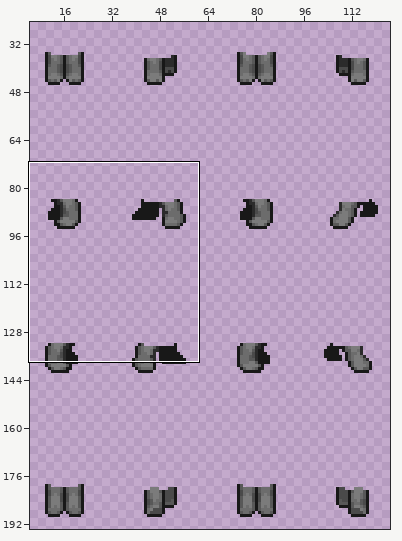
Sprite sheet, stored at FreshmanRPG/GameClient-desktop/ui-data/pants/base_pants.png. The picture above shows the old version from afar; the outline marks the close-up.
Close-up. Before the commit:
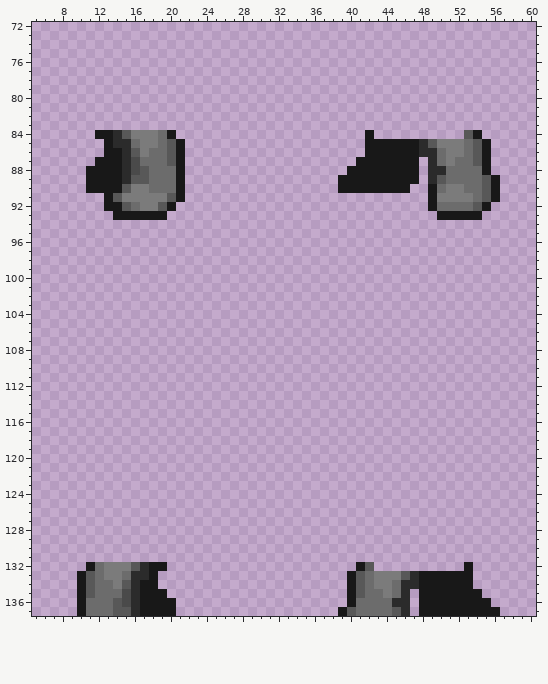
The file is 130x194 pixels. Shown: x 5..60, y 72..137. The wide view leaves out empty margins. The commit also changed other parts of the picture, which this record leaves out.
And afterwards:
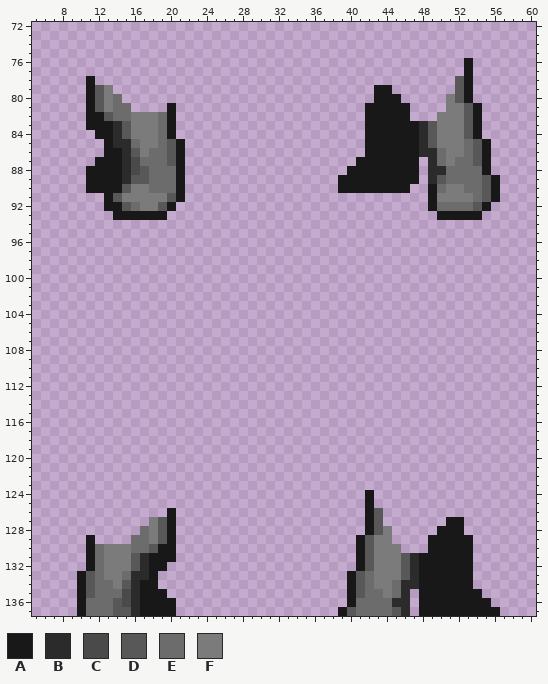
Palette (. is transparent): A #181818  B #2b2b2b  C #4a4a4a  D #585858  E #6c6c6c  F #7b7b7b
Difference:
y 76..77: x 53 . -> A
y 78: x 11 . -> A; x 52..53 .. -> DA
y 79: x 11..13 ... -> ADF; x 43..44 .. -> AA; x 52..53 .. -> DA
y 80: x 11..14 .... -> ADFE; x 43..45 ... -> AAA; x 51..53 ... -> FDA
y 81: x 11..15 ..... -> ADFEE; x 20 . -> A; x 42..46 ..... -> AAAAA; x 51..54 .... -> FFDA
y 82: x 11..20 .......... -> AADEEFFFEA; x 42..46 ..... -> AAAAA; x 50..54 ..... -> FFFDA
y 83: x 11..20 .......... -> AAABDFFFEA; x 42..54 ............. -> AAAAAABDFFFDA
y 84: x 43..52 .......... -> AAAAABDFFF
y 124..125: x 42 . -> A
y 126: x 20 . -> A; x 42..43 .. -> AD
y 127: x 18..20 ... -> FDA; x 42..43 .. -> AD; x 51..52 .. -> AA
y 128: x 17..20 .... -> EFDA; x 42..44 ... -> ADF; x 50..52 ... -> AAA
y 129: x 11 . -> A; x 16..20 ..... -> EEFDA; x 41..44 .... -> ADFF; x 49..53 ..... -> AAAAA
y 130: x 11..20 .......... -> AEFFFEEDAA; x 41..45 ..... -> ADFFF; x 49..53 ..... -> AAAAA
y 131: x 11..20 .......... -> AEFFFDBAAA; x 41..53 ............. -> ADFFFDBAAAAAA
y 132: x 43..52 .......... -> FFFDBAAAAA
